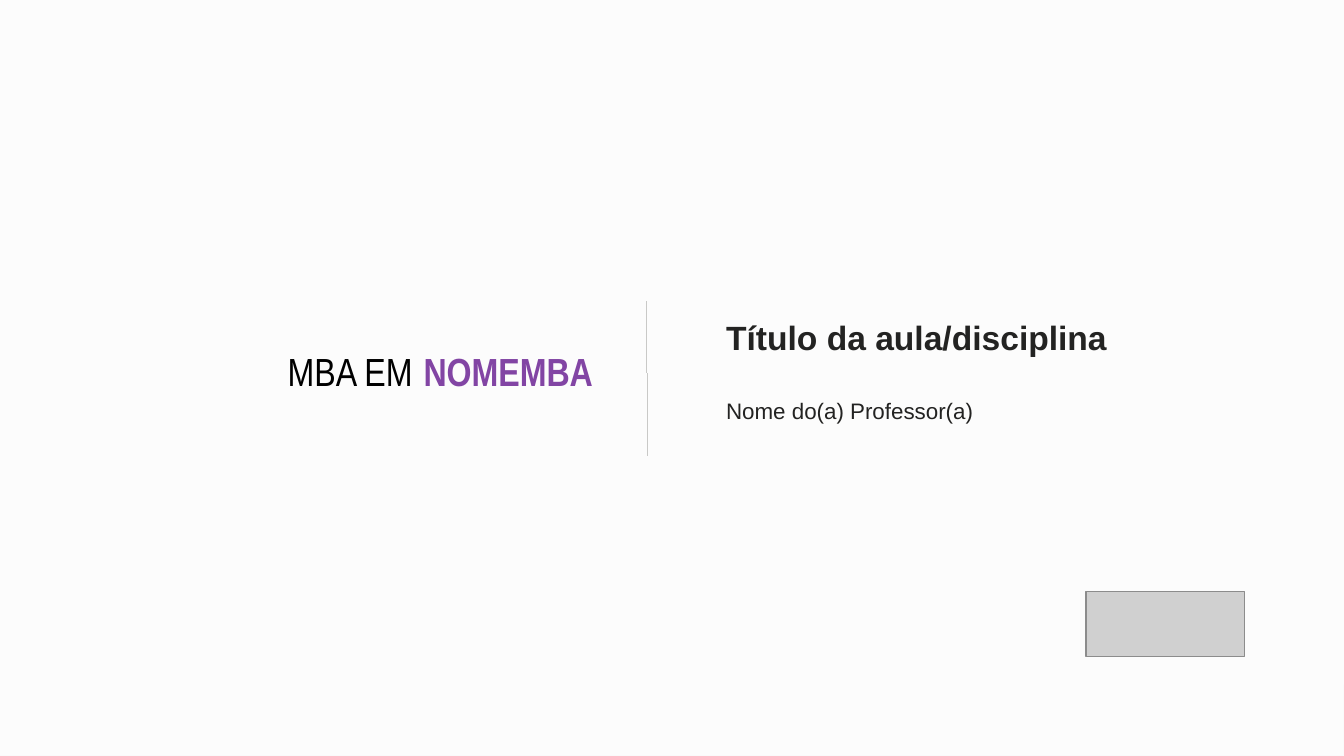
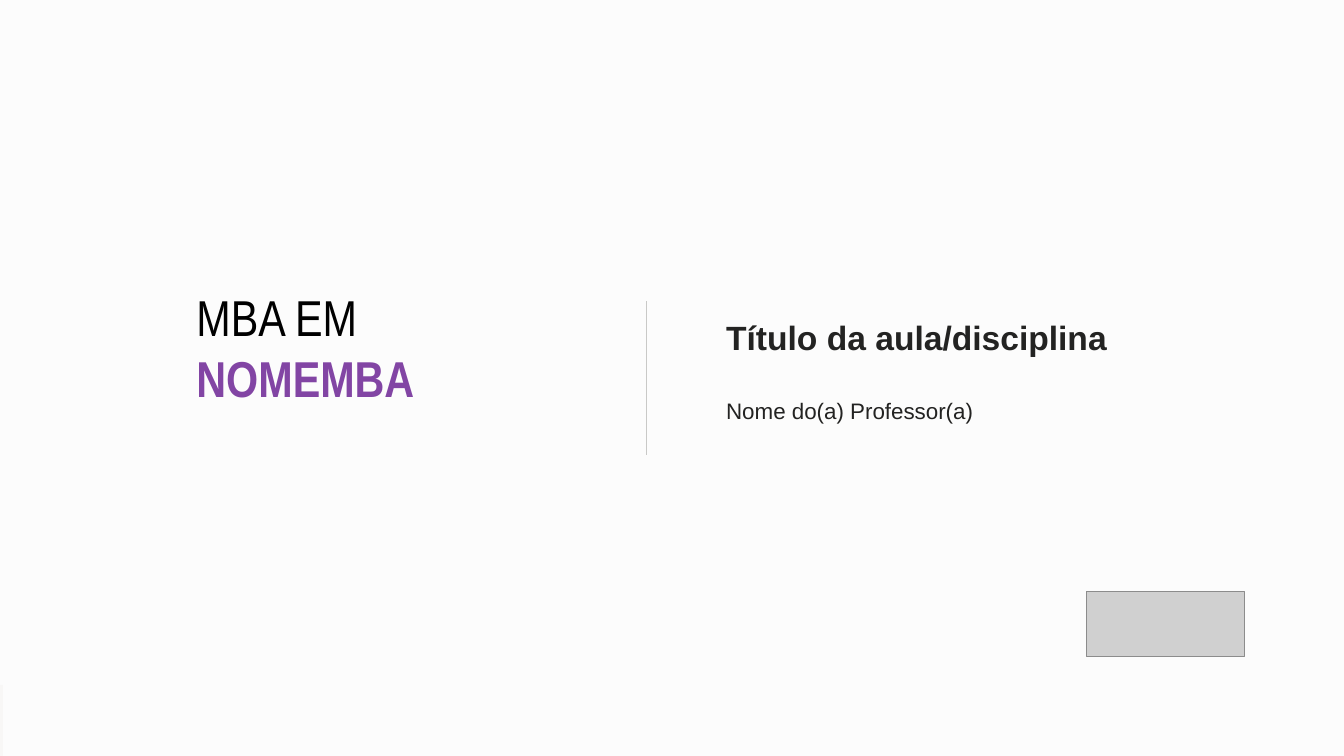
Before and after one commit to devdinho/SlideMerger, a slide deck: slide 1 of backend/Templates/Template.pptx. Drawn at 1344x756 pixels with LibreOffice and Linux fonts; fonts in the diff are those of the drawing; grey boxes stand for pictures; background and template pictures are left out. Boxes give left, top, right and bottom in pixels: in the first picture for what was removed or moved away, otherwise in the second. Text is boxed around its words. In the diff, an @@ line names an element or a change of style, - is before the commit and + after.

```diff
--- a/backend/Templates/Template.pptx
+++ b/backend/Templates/Template.pptx
@@ text "MBA EM NOMEMBA": place and size @@
-text "MBA EM NOMEMBA" at (288,358,593,387)
+text "MBA EM NOMEMBA" at (196,301,414,398)
@@ text "MBA EM NOMEMBA" at (196,301,414,398): size 28 to 36 pt @@
```
Also in this commit, not shown: 1 other slide changed, 1 slide added, 1 slide removed, 10 other files.
